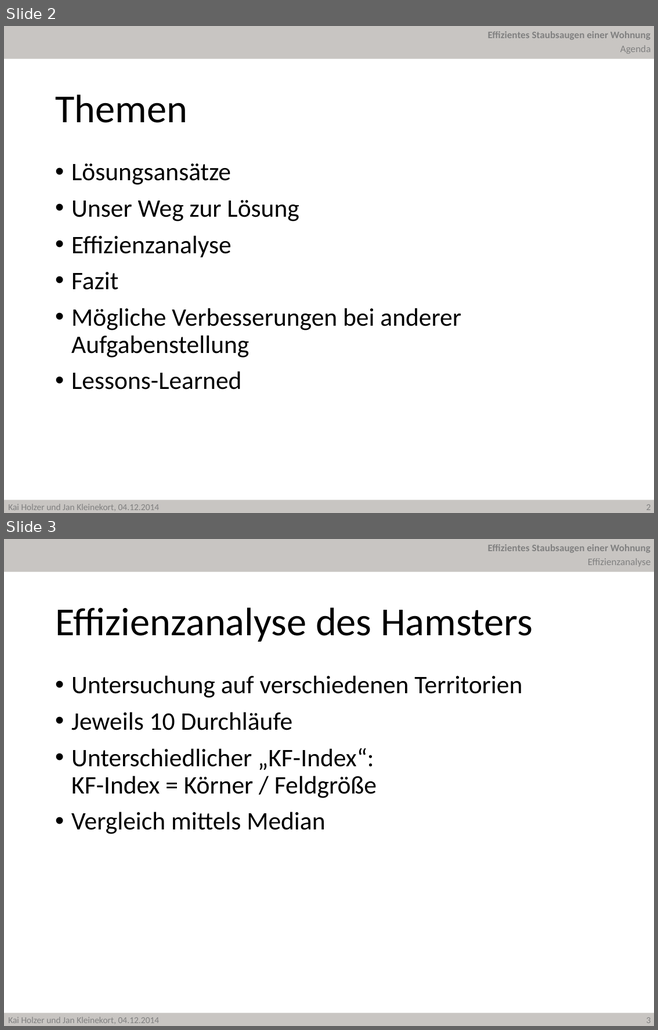
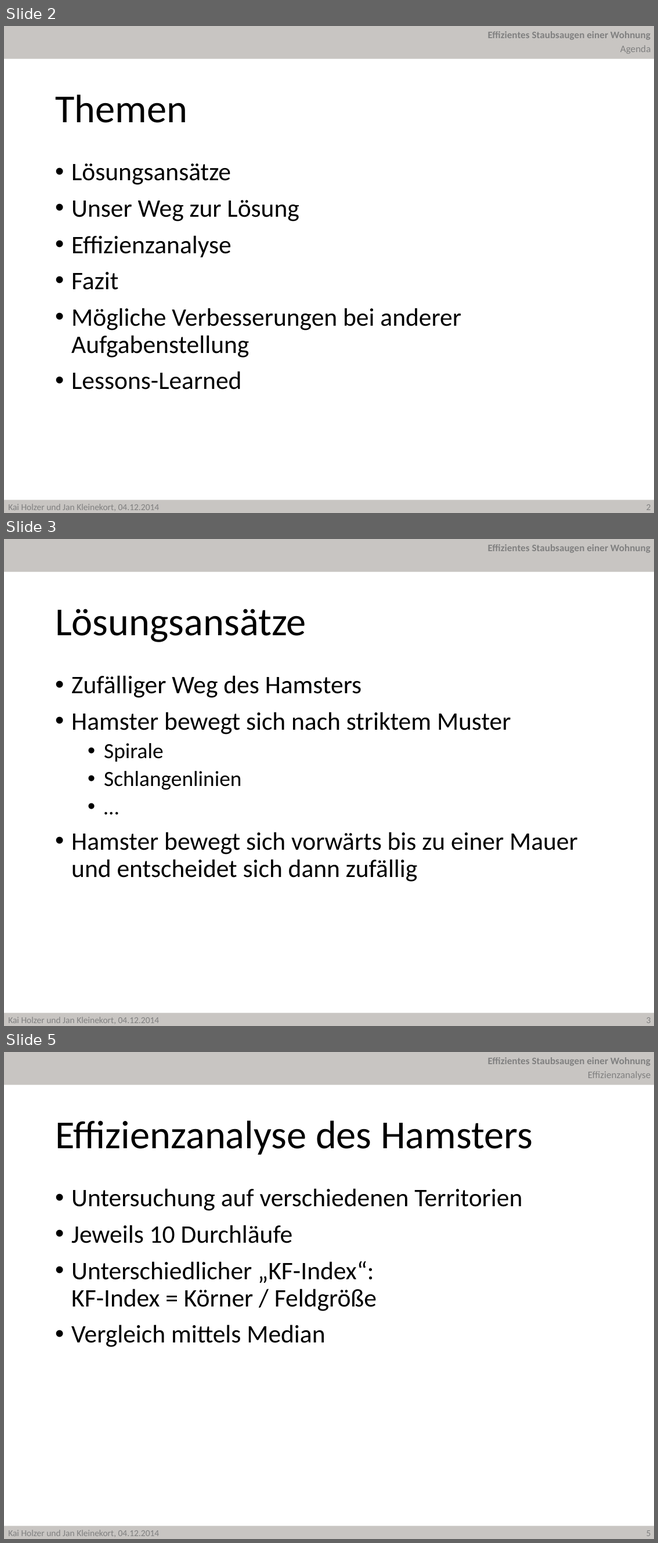
Before and after one commit to JanKl/Hamster, a slide deck: Präsentation/Hamster Holzer Kleinekort.pptx. Shown one above the other, each under a label of ours: slides 2 and 3 before the commit, slides 2, 3 and 5 after it; the slides between them are not shown. The pictures are 658x1030 and 658x1543 pixels, drawn with LibreOffice and Linux fonts; fonts in the diff are those of the drawing; background and template pictures are left out. Boxes give left, top, right and bottom in pixels: in the first picture for what was removed or moved away, otherwise in the second. Text is boxed around its words. In the diff, an @@ line names an element or a change of style, - is before the commit and + after.

```diff
--- a/Präsentation/Hamster Holzer Kleinekort.pptx
+++ b/Präsentation/Hamster Holzer Kleinekort.pptx
@@ slide 3 added at box(4, 539, 654, 1026), background #FFFFFF; not listed: 5 template elements that a slide beside it also shows @@
@@ title added at box(55, 609, 306, 642), 44 pt, text #000000 @@
+Lösungsansätze
@@ text added at box(71, 675, 578, 882), 28 pt, text #000000 @@
+• Zufälliger Weg des Hamsters
+• Hamster bewegt sich nach striktem Muster
+  • Spirale
+  • Schlangenlinien
+  • …
+• Hamster bewegt sich vorwärts bis zu einer Mauer und entscheidet sich dann zufällig
@@ what was slide 3 is now slide 5 @@
@@ page number at box(646, 1530, 651, 1536): text changed @@
-3
+5
```
Also in this commit, not shown: 3 slides changed, 1 other slide added, 1 other file.
